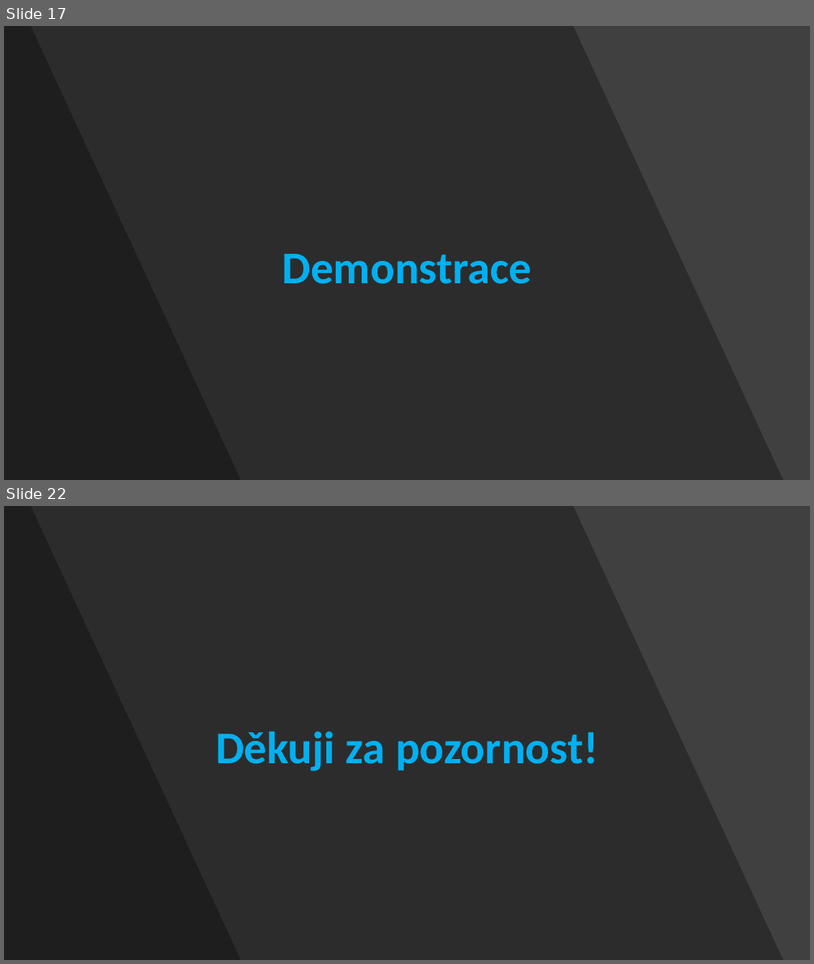
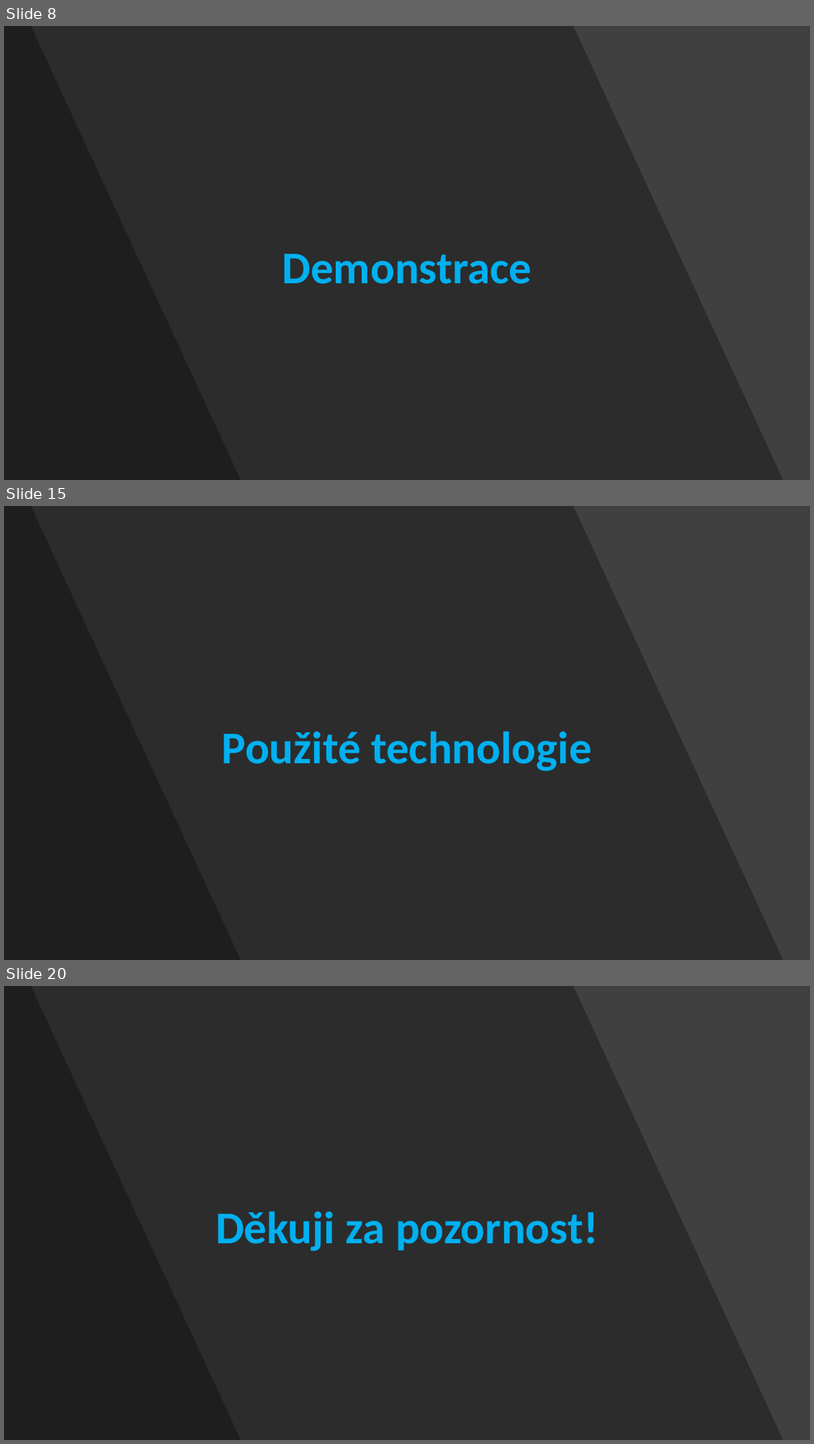
Before and after one commit to Fortex365/DiscordBot, a slide deck: Bot na platformě Discord.pptx. Shown one above the other, each under a label of ours: slides 17 and 22 before the commit, slides 8, 15 and 20 after it; the slides between them are not shown. The pictures are 814x964 and 814x1444 pixels, drawn with LibreOffice and Linux fonts; fonts in the diff are those of the drawing. Boxes give left, top, right and bottom in pixels: in the first picture for what was removed or moved away, otherwise in the second. Text is boxed around its words. In the diff, an @@ line names an element or a change of style, - is before the commit and + after.

```diff
--- a/Bot na platformě Discord.pptx
+++ b/Bot na platformě Discord.pptx
@@ slide 15 added at [4, 506, 810, 960], background #404040 @@
@@ freeform shape added at [4, 506, 784, 960], fill #000000 at 30% opacity @@
@@ freeform shape added at [4, 506, 241, 960], fill #000000 at 30% opacity @@
@@ title added at [222, 731, 592, 771], 54 pt, text #00B0F0, bold @@
+Použité technologie
@@ what was slide 17 is now slide 8 @@
@@ what was slide 22 is now slide 20 @@
```
Also in this commit, not shown: 9 slides changed, 5 other slides added, 8 slides removed, 1 other file.
